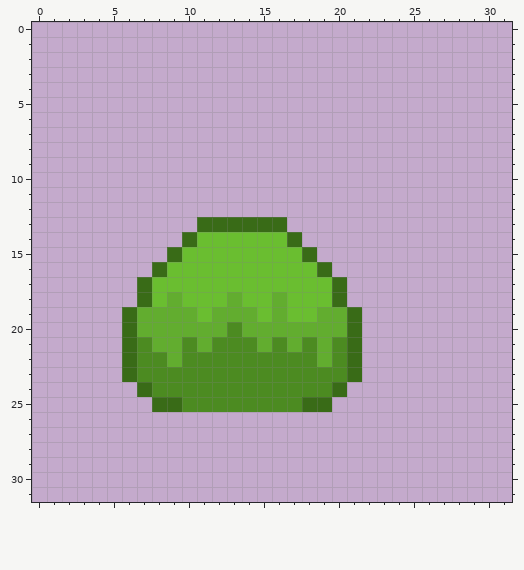
Two versions of one pixel-art sprite, profund_game/img/tile/25.png. The picture above was drawn from the file before the commit.
The file is 32x32 pixels. The old version is drawn lined up with the new one.
The same view after the edit:
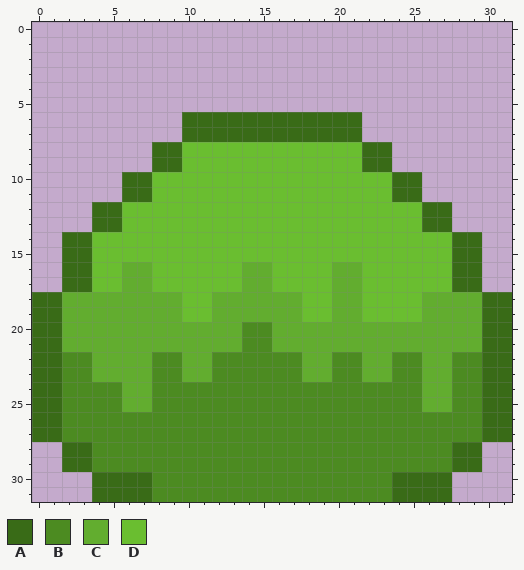
Palette (. is transparent): A #396b17  B #4c8b21  C #62ad2f  D #6abe30
Change:
whole drawing moved by -2,-6 (the old picture is shown already moved)
Colour A now appears in rows 6 to 7 at x 10 to 21; in rows 8 to 9 at x 8 to 9 and 22 to 23; in rows 10 to 11 at x 6 to 7 and 24 to 25; in rows 12 to 13 at x 4 to 5 and 26 to 27; in rows 14 to 17 at x 2 to 3 and 28 to 29; in rows 18 to 27 at x 0 to 1 and 30 to 31.
Colour A now appears in rows 28 to 29 at x 2 to 3 and 28 to 29; in rows 30 to 31 at x 4 to 7 and 24 to 27.
Colour B now appears in rows 22 to 23 at x 2 to 3, 24 to 25 and 28 to 29; in row 24 at x 2 to 5, 21 to 25 and 28 to 29; in row 25 at x 2 to 5, 20 to 25 and 28 to 29; in rows 26 to 27 at x 2 to 29; in rows 28 to 29 at x 4 to 27; in rows 30 to 31 at x 8 to 23.
The author changed colour A to colour B in rows 22 to 23 at x 21; in row 24 at x 20; in row 25 at x 8 to 9 and 18 to 19.
The author changed colour C to colour B in row 20 at x 14 to 15; in row 21 at x 15; in row 22 at x 9.
Colour C now appears in row 16 at x 6 to 7 and 20 to 21; in row 17 at x 6 and 21; in row 18 at x 2 to 6, 21 and 26 to 29; in row 19 at x 2 to 5 and 26 to 29; in rows 20 to 21 at x 2 to 5 and 22 to 29; in rows 22 to 23 at x 4 to 5, 22 to 23 and 26 to 27.
Colour C now appears in row 24 at x 6 and 26 to 27; in row 25 at x 6 to 7 and 26 to 27.
The author changed colour A to colour C in rows 17 to 18 at x 7 and 20; in rows 19 to 21 at x 6 and 21; in rows 22 to 23 at x 6; in row 24 at x 7.
The author changed colour B to colour C in row 20 at x 13; in row 21 at x 7, 10, 12 to 13, 16, 18 and 20; in row 22 at x 7, 10 to 11 and 18; in row 23 at x 7, 10 to 11 and 18 to 19.
The author changed colour D to colour C in rows 16 to 17 at x 14 to 15; in row 18 at x 8, 12, 14 to 15 and 17; in row 19 at x 15 and 17.
Colour D now appears in rows 8 to 9 at x 10 to 21; in rows 10 to 11 at x 8 to 23; in row 12 at x 6 to 25; in row 13 at x 6 to 10 and 17 to 25; in row 14 at x 4 to 9 and 18 to 27; in row 15 at x 4 to 8 and 19 to 27.
Colour D now appears in rows 16 to 17 at x 4 to 5 and 22 to 27; in rows 18 to 19 at x 22 to 25.
The author changed colour A to colour D in row 13 at x 11 to 16; in row 14 at x 10 and 17; in row 15 at x 9 and 18; in row 16 at x 8 and 19.
The author changed colour C to colour D in row 19 at x 10 and 19.
Changed places in both pictures, as pixel boxes (x1, y1, x2, y2):
changed: (32, 112, 512, 502)
